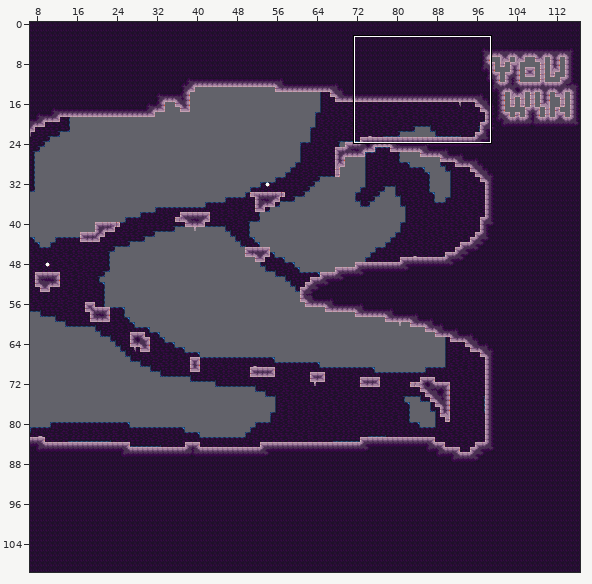
Tiled map -- mapping_tools/tilemaps/intro7.tmx. Above, an overview of the earlier version with the close-up marked.
Close-up. Earlier state:
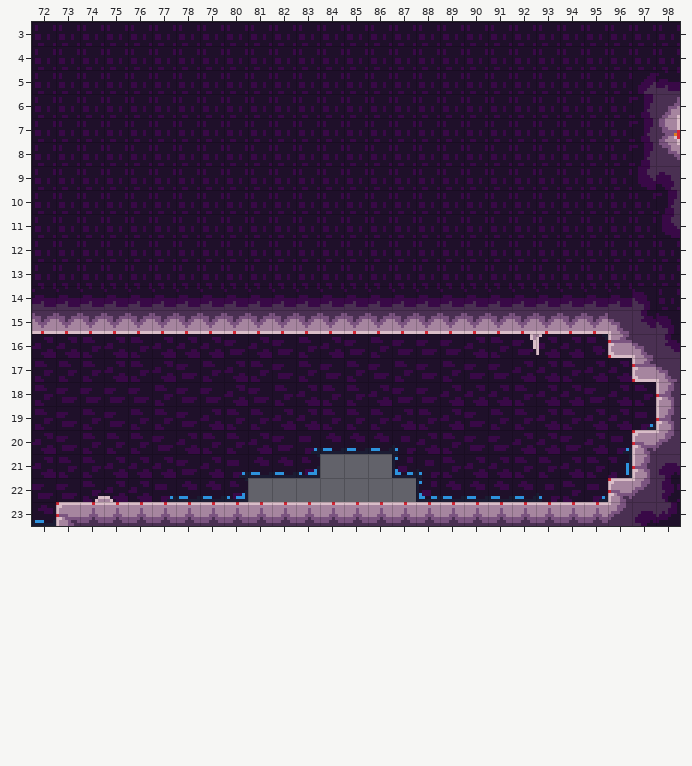
Cells are 8x8 px. Shown: x 72..98, y 3..23. The commit also changed other parts of the map, which this record leaves out.
Now the later version:
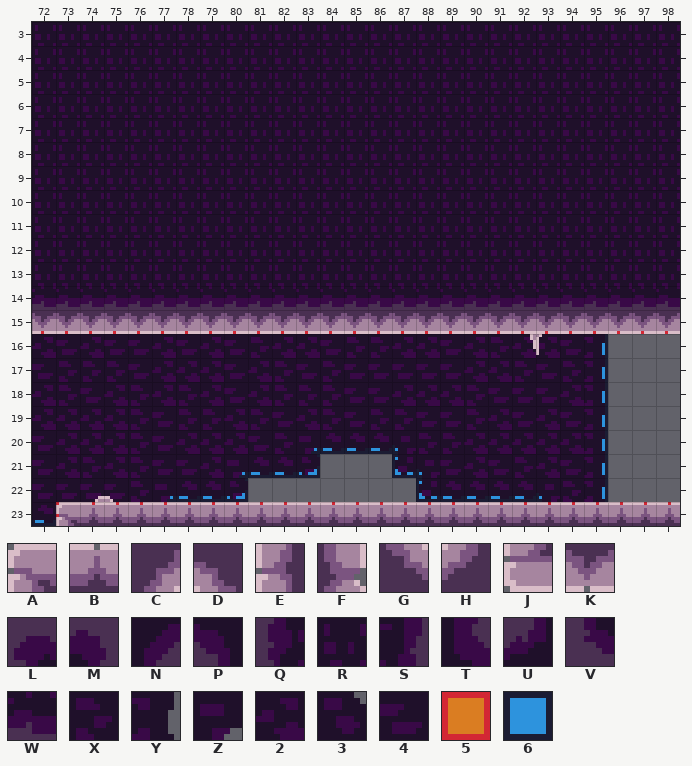
Key: from "stone": A 0, B 1, C 3, D 4, E 13, F 15, G 16, H 17, J 26, K 27, L 49, M 51, N 60, P 61, Q 62, R 63, S 64, T 73, U 74, V 75, W 76; from "stone_bg_decal": X 14, Y 15, Z 39, 2 41, 3 52, 4 54; from "tools": 5 1 "ground", 6 20.
_ is an empty cell.
Tiles replaced or removed in this view: 2, 3, 4, 5, 6, A, C, D, E, F, G, H, J, L, M, N, P, Q, R, S, T, U, V, W, X, Y, Z.
From old to new:
Changed rows in their new state; . is an unchanged cell.
Layer "bg_draft":
first column x 96:
16 __.
17 ___
18 ___
19 ___
20 __.
21 _..
22 _..
Layer "bg":
first column x 72:
16 .4244.4..X224X.22...2.4Y__.
17 4..X4.2242X4X4.4.422X4.Y___
18 2X.2X2X242.X.4422.X444.Y___
19 2222.4XX2.4..4.X44X24.4Y___
20 4222...224X.....X.22..2Y__.
21 42..X4...........4.4.24Y_..
22 ..44X..................Y_..
Layer "draft":
first column x 96:
16 ___
17 .__
18 .._
19 .._
20 .__
21 .__
22 ___
Layer "map":
first column x 96:
 5 .RR
 6 .RR
 7 .RR
 8 .RR
 9 .RR
10 ..R
11 ..R
14 .WW
15 KKK
16 ___
17 .__
18 .._
19 .._
20 .__
21 .__
22 ___
23 BBB
Where, in picture pixels (left, top, right, bottom), the same in both close-ups:
changed: (632, 70, 680, 238)
changed: (32, 286, 680, 526)
